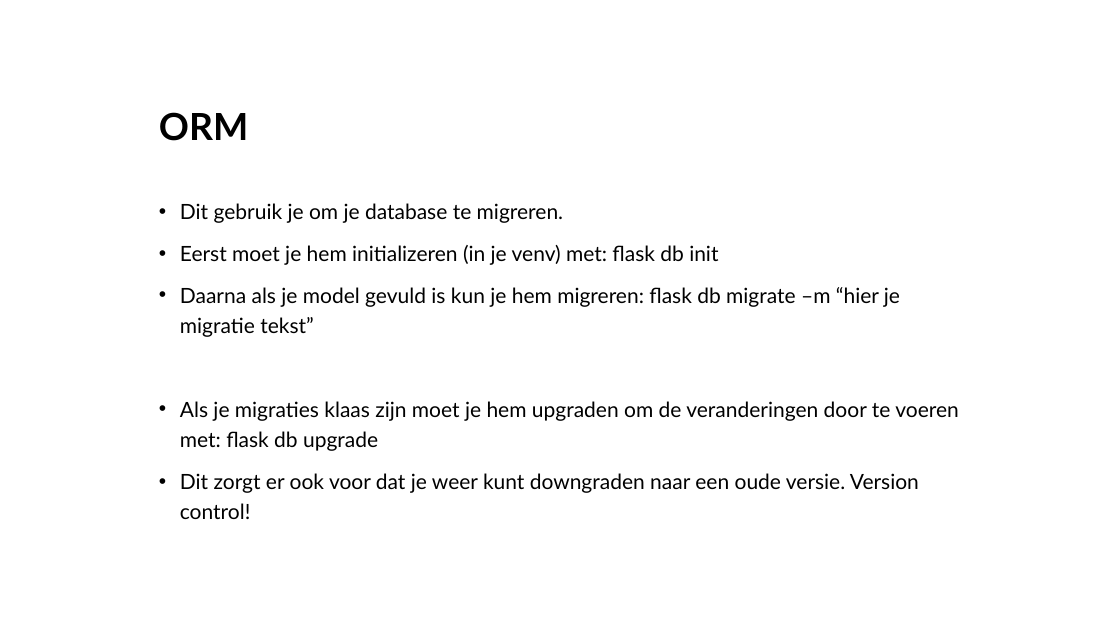
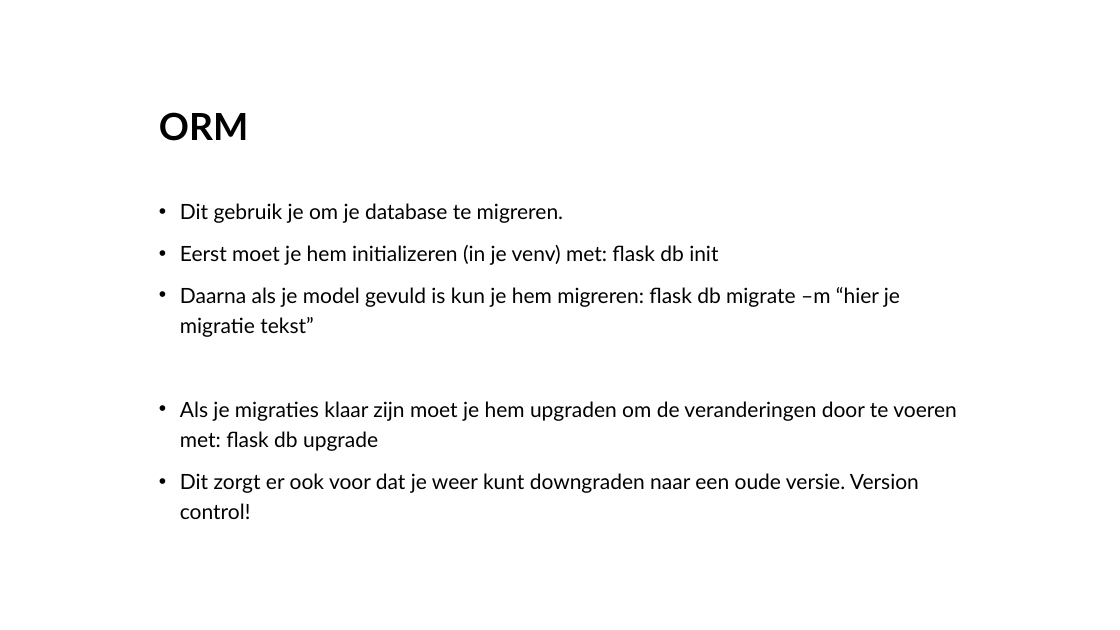
Before and after one commit to AlfaCollegeTeamICT/DIP2, a slide deck: slide 12 of Week 2 - ORM/Week 2 presentatie - Code Blocks & ORM.pptx. Drawn at 1120x630 pixels with LibreOffice and Linux fonts; fonts in the diff are those of the drawing. Boxes give left, top, right and bottom in pixels: in the first picture for what was removed or moved away, otherwise in the second. Text is boxed around its words. In the diff, an @@ line names an element or a change of style, - is before the commit and + after.

```diff
--- a/Week 2 - ORM/Week 2 presentatie - Code Blocks & ORM.pptx
+++ b/Week 2 - ORM/Week 2 presentatie - Code Blocks & ORM.pptx
@@ text at (x1=180, y1=401, x2=957, y2=451): text changed @@
-• Als je migraties klaas zijn moet je hem upgraden om de veranderingen door te voeren met: flask db upgrade
+• Als je migraties klaar zijn moet je hem upgraden om de veranderingen door te voeren met: flask db upgrade
```
Also in this commit, not shown: 8 other files.
